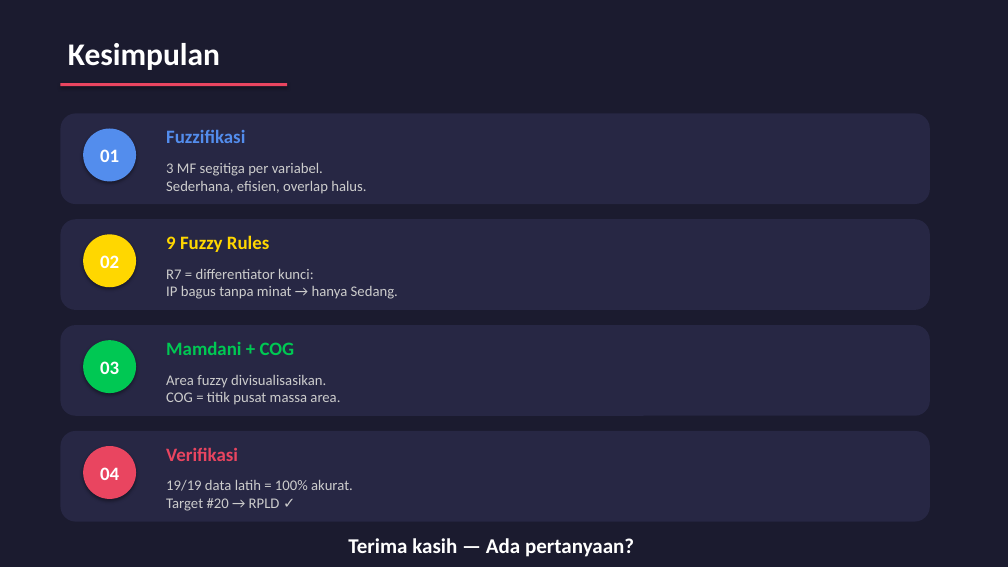
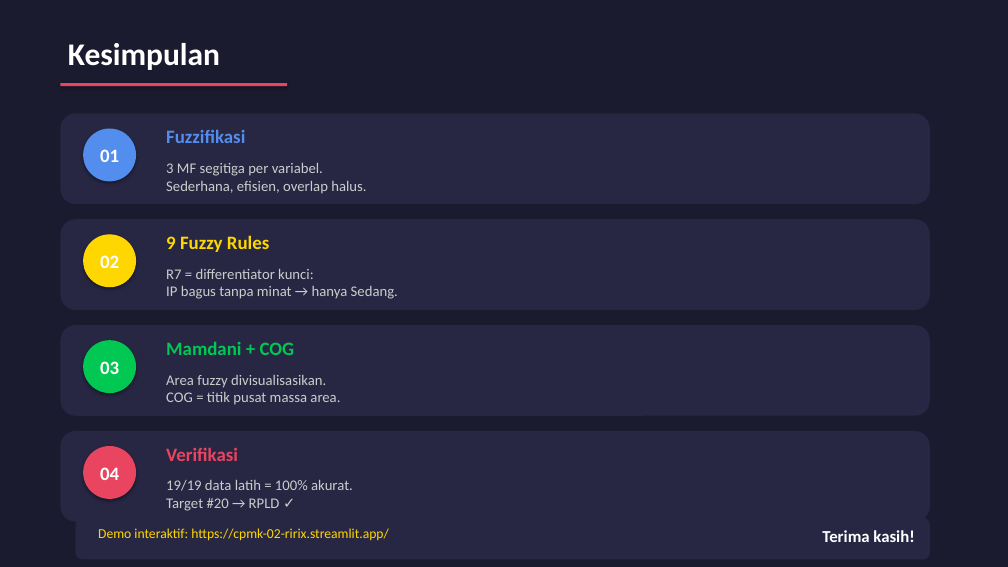
Before and after one commit to ririx2010/cpmk-02, a slide deck: slide 10 of presentasi_cpmk2.pptx. Drawn at 1008x567 pixels with LibreOffice and Linux fonts; fonts in the diff are those of the drawing. Boxes give left, top, right and bottom in pixels: in the first picture for what was removed or moved away, otherwise in the second. Text is boxed around its words. In the diff, an @@ line names an element or a change of style, - is before the commit and + after.

```diff
--- a/presentasi_cpmk2.pptx
+++ b/presentasi_cpmk2.pptx
@@ rounded rectangle added at [76,518,930,560], fill #272744 @@
@@ text added at [98,528,389,541], 13 pt, text #FFD700 @@
+Demo interaktif: https://cpmk-02-ririx.streamlit.app/
@@ text at [822,530,914,542]: text changed; size 20 to 16 pt @@
-Terima kasih — Ada pertanyaan?
+Terima kasih!
```
Also in this commit, not shown: 3 other files.
